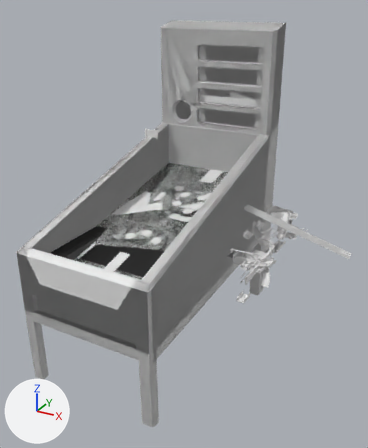
The FBX model Assets/Prefabs/FBX/NewPinbalTable.fbx as it was, and as the next commit left it.
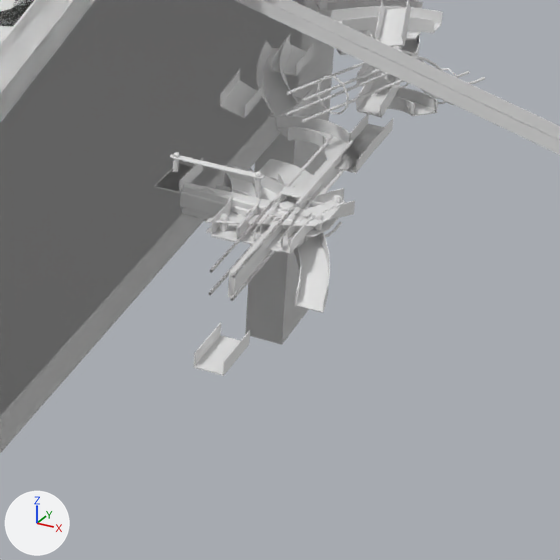
The first picture shows the older version from a 50 mm camera at (7.24, -11.95, 6.74) aimed at (0.99, -0.59, 1.06). The close-ups show both versions on the part from 51% to 89% of the width and 47% to 78% of the height of that picture; other places that the commit changed are outside them. The axes (+X, +Y, +Z) are drawn at lower left. The lights are the same throughout. Where no turn or scale is listed for an object, it has been applied to the vertices.

The first close-up shows 'Closed bridge.010', 'ClosedLongBridge.001', 'Connection+Turn.002', 'HighRamp.001', 'Keeper.001', 'LeftCurvedBridge.002', 'LeftCurvedBridge.005', 'P_Table', 'RailCurved.002', 'Triangles.001', 'Wall.001', 'intersection.001'.
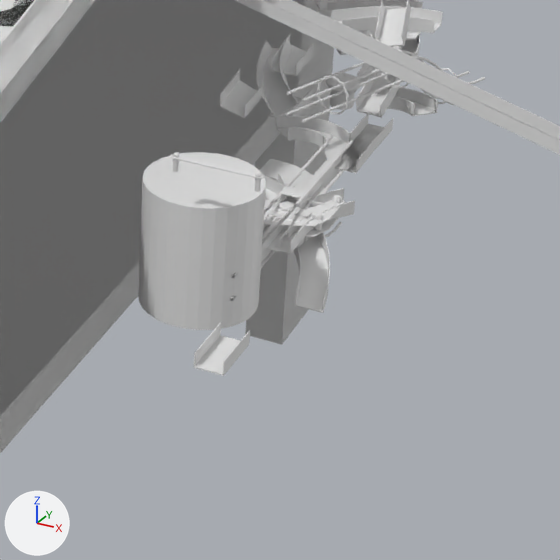
What differs and where, as boxes (x1, y1, x2, y2) in the close-ups (560 x 560 px):
'Cylinder', added: after (138, 152, 266, 330)
'Cylinder.006', added: after (326, 73, 361, 110)
'Keeper.001', unchanged, covered by the edit: before (180, 183, 299, 220); after (264, 199, 299, 215)

Diff of the bpy script that builds the scene:
```diff
--- a/Assets/Prefabs/FBX/NewPinbalTable.fbx.py
+++ b/Assets/Prefabs/FBX/NewPinbalTable.fbx.py
@@ me_cylinder_025 @@
+me_cylinder_025.from_pydata(...)  # a 32-sided cylinder along z spanning x -0.399..0.389, y -0.304..0.484, z 0.0..0.879
@@ me_cylinder_024 @@
+me_cylinder_024.from_pydata(...)  # 160 vertices, 130 faces; spans x -0.132..0.132, y -0.132..0.132, z -0.01..0.218
@@ ob_cylinder @@
+ob_cylinder = bpy.data.objects.new('Cylinder', me_cylinder_025)
+ob_cylinder.location = (2.785, -0.955, -0.214)
@@ ob_cylinder_006 @@
+ob_cylinder_006 = bpy.data.objects.new('Cylinder.006', me_cylinder_024)
+ob_cylinder_006.location = (2.661, 2.197, -0.075)
```
